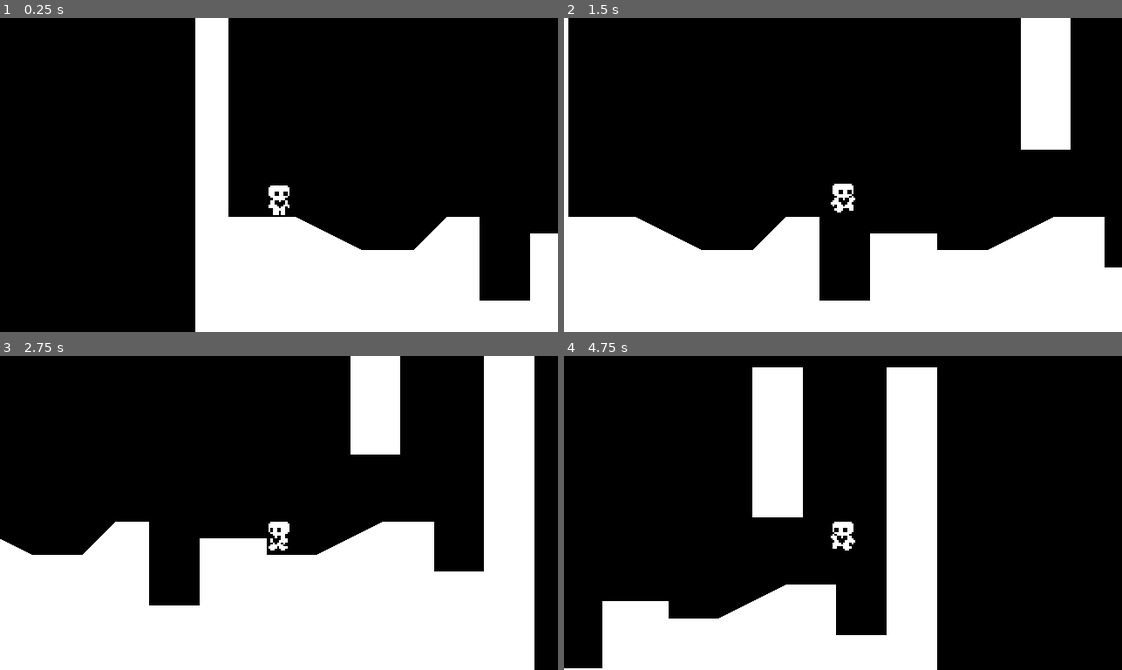
Above: before the commit, frames 1-4 (two rows, left to right).
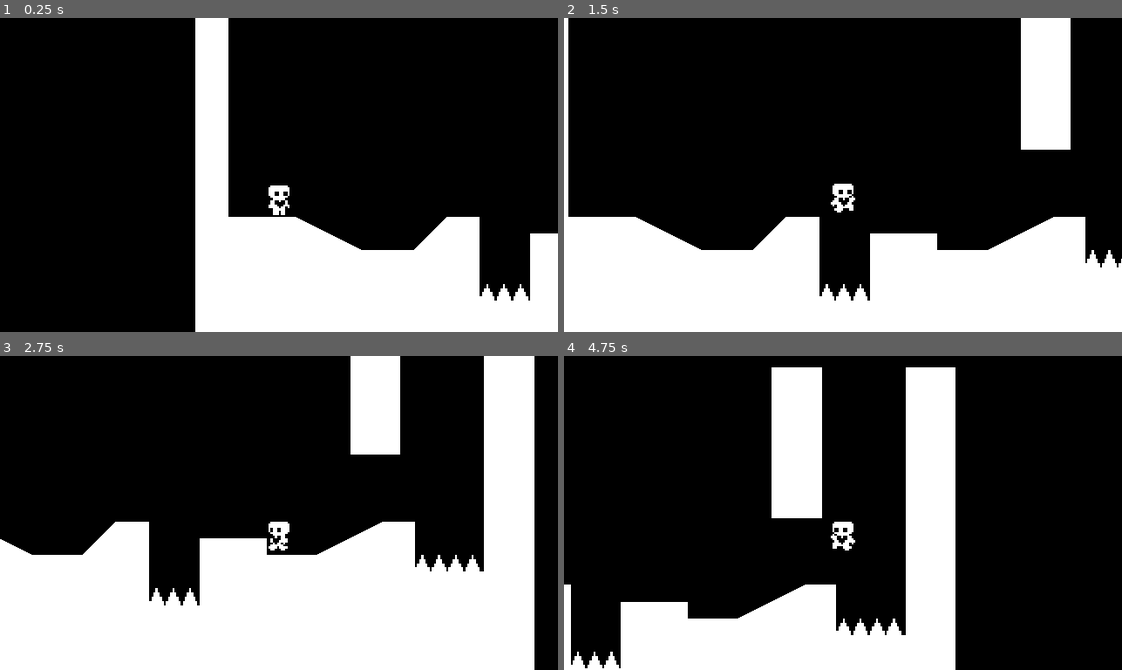
Above: after the commit, the same moments.

Repository: dazheng6/Heart-Platformer
Game: Godot game, scene res://Scenes/world.tscn
The game is run twice, just before and just after one commit, with the same random seed, the same clock (stepped at 60 frames per second) and the same inputs.
Inputs:
- Up to frame 1 (0.25 s): no input
- Up to frame 2 (1.5 s): tap Enter at 0.5 s; hold Right (ui_right) from 0.53 s (still down); tap Up (ui_up) at 0.77 s
- Up to frame 3 (2.75 s): tap Up (ui_up) at 1.52 s; release Right (ui_right) at 2.03 s; hold Left (ui_left) from 2.03 s (still down)
- Up to frame 4 (4.75 s): release Left (ui_left) at 2.78 s; hold Right (ui_right) 2.78-4.28 s; tap Up (ui_up) at 3.02, 3.77, 4.52 s; hold Left (ui_left) from 4.28 s (still down)

The runs differ from the first frame. In frame 1, 0.2% of the frame differs, in the area x 85-95%, y 84-90%; in frame 2, 0.8%; in frame 3, 0.9%; in frame 4, 11%, in the area x 0-71%, y 3-100%.

Commit message:
project check 5 20:00

Diff:
--- /dev/null
+++ b/Scenes/hazard_area.tscn
@@ -0,0 +1,5 @@
+[gd_scene format=3 uid="uid://b6hg8pktlufrp"]
+
+[node name="HazardArea" type="Area2D"]
+collision_layer = 4
+collision_mask = 0
--- a/Scenes/player.tscn
+++ b/Scenes/player.tscn
@@ -81,7 +81,11 @@
 [sub_resource type="RectangleShape2D" id="RectangleShape2D_0ognu"]
 size = Vector2(12, 16)
 
+[sub_resource type="RectangleShape2D" id="RectangleShape2D_fq1oj"]
+size = Vector2(8, 14)
+
 [node name="Player" type="CharacterBody2D"]
+collision_layer = 3
 floor_constant_speed = true
 floor_snap_length = 2.0
 script = ExtResource("1_le4us")
@@ -100,8 +104,16 @@
 shape = SubResource("RectangleShape2D_0ognu")
 
 [node name="CoyoteJumpTimer" type="Timer" parent="."]
-wait_time = 0.15
+wait_time = 0.1
 
 [node name="Camera2D" type="Camera2D" parent="."]
 position = Vector2(2.08165e-12, -20)
 zoom = Vector2(1.2, 1.2)
+
+[node name="HazardDetector" type="Area2D" parent="."]
+
+[node name="CollisionShape2D" type="CollisionShape2D" parent="HazardDetector"]
+position = Vector2(0, -9)
+shape = SubResource("RectangleShape2D_fq1oj")
+
+[connection signal="area_entered" from="HazardDetector" to="." method="_on_hazard_detector_area_entered"]
--- /dev/null
+++ b/Scenes/spikes.tscn
@@ -0,0 +1,20 @@
+[gd_scene load_steps=3 format=3 uid="uid://ccfebdwmudstn"]
+
+[ext_resource type="Texture2D" uid="uid://f3fqksks83f0" path="res://sprites/spikes.png" id="1_04yqt"]
+[ext_resource type="PackedScene" uid="uid://b6hg8pktlufrp" path="res://Scenes/hazard_area.tscn" id="2_vomgh"]
+
+[node name="Spikes" type="Node2D"]
+
+[node name="Sprite2D" type="Sprite2D" parent="."]
+position = Vector2(8, -8)
+texture = ExtResource("1_04yqt")
+
+[node name="HazardArea" parent="." instance=ExtResource("2_vomgh")]
+position = Vector2(8, -3)
+
+[node name="CollisionPolygon2D2" type="CollisionPolygon2D" parent="HazardArea"]
+position = Vector2(8, 0)
+polygon = PackedVector2Array(-8, 3, -5, -3, -4, -3, -1, 3)
+
+[node name="CollisionPolygon2D" type="CollisionPolygon2D" parent="HazardArea"]
+polygon = PackedVector2Array(-8, 3, -5, -3, -4, -3, -1, 3)
--- a/Scenes/world.tscn
+++ b/Scenes/world.tscn
@@ -1,7 +1,8 @@
-[gd_scene load_steps=5 format=3 uid="uid://la8btl4g5ppc"]
+[gd_scene load_steps=6 format=3 uid="uid://la8btl4g5ppc"]
 
 [ext_resource type="Script" path="res://Scripts/world.gd" id="1_ot0k4"]
 [ext_resource type="PackedScene" uid="uid://b3vkmfxunohh8" path="res://Scenes/player.tscn" id="2_w78ye"]
+[ext_resource type="PackedScene" uid="uid://ccfebdwmudstn" path="res://Scenes/spikes.tscn" id="3_gqd4q"]
 
 [sub_resource type="PhysicsMaterial" id="PhysicsMaterial_dk5em"]
 
@@ -12,9 +13,10 @@
 script = ExtResource("1_ot0k4")
 
 [node name="StaticBody2D" type="StaticBody2D" parent="."]
+collision_mask = 0
 
 [node name="CollisionPolygon2D" type="CollisionPolygon2D" parent="StaticBody2D"]
-polygon = PackedVector2Array(0, 0, 16, 0, 16, 104, 48, 104, 80, 120, 104, 120, 120, 104, 136, 104, 136, 144, 160, 144, 160, 112, 192, 112, 192, 120, 216, 120, 248, 104, 272, 104, 272, 128, 296, 128, 296, 0, 320, 0, 320, 184, 0, 184)
+polygon = PackedVector2Array(0, 0, 16, 0, 16, 104, 48, 104, 80, 120, 104, 120, 120, 104, 136, 104, 136, 144, 160, 144, 160, 112, 192, 112, 192, 120, 216, 120, 248, 104, 263, 104, 263, 128, 296, 128, 296, 0, 320, 0, 320, 184, 0, 184)
 
 [node name="Polygon2D" type="Polygon2D" parent="StaticBody2D/CollisionPolygon2D"]
 
@@ -23,6 +25,7 @@
 floor_snap_length = 3.0
 
 [node name="StaticBody2D2" type="StaticBody2D" parent="."]
+collision_mask = 0
 physics_material_override = SubResource("PhysicsMaterial_dk5em")
 
 [node name="CollisionShape2D" type="CollisionShape2D" parent="StaticBody2D2"]
@@ -33,3 +36,15 @@
 offset_left = 232.0
 offset_right = 256.0
 offset_bottom = 72.0
+
+[node name="Spikes" parent="." instance=ExtResource("3_gqd4q")]
+position = Vector2(136, 144)
+
+[node name="Spikes2" parent="." instance=ExtResource("3_gqd4q")]
+position = Vector2(144, 144)
+
+[node name="Spikes3" parent="." instance=ExtResource("3_gqd4q")]
+position = Vector2(263, 128)
+
+[node name="Spikes4" parent="." instance=ExtResource("3_gqd4q")]
+position = Vector2(279, 128)
--- a/Scripts/player.gd
+++ b/Scripts/player.gd
@@ -78,3 +78,7 @@
 
 	if not is_on_floor():
 		animated_sprite_2d.play("jump")
+
+
+func _on_hazard_detector_area_entered(area):
+	queue_free()
--- a/project.godot
+++ b/project.godot
@@ -50,6 +50,12 @@
 ]
 }
 
+[layer_names]
+
+2d_physics/layer_1="world"
+2d_physics/layer_2="player"
+2d_physics/layer_3="hazards"
+
 [rendering]
 
 textures/canvas_textures/default_texture_filter=0
Not shown: 1 places in Scenes/player.tscn that only renumber resources
Binary file added: sprites/spikes.png
Not shown, added: sprites/spikes.png.import
